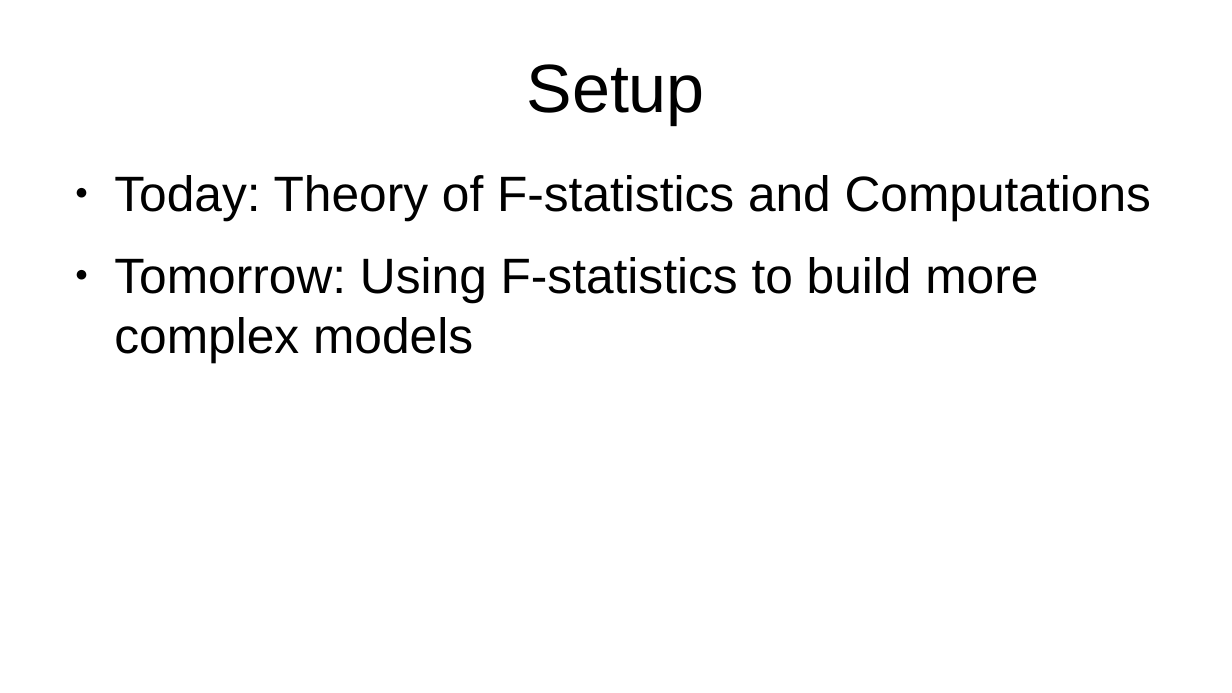
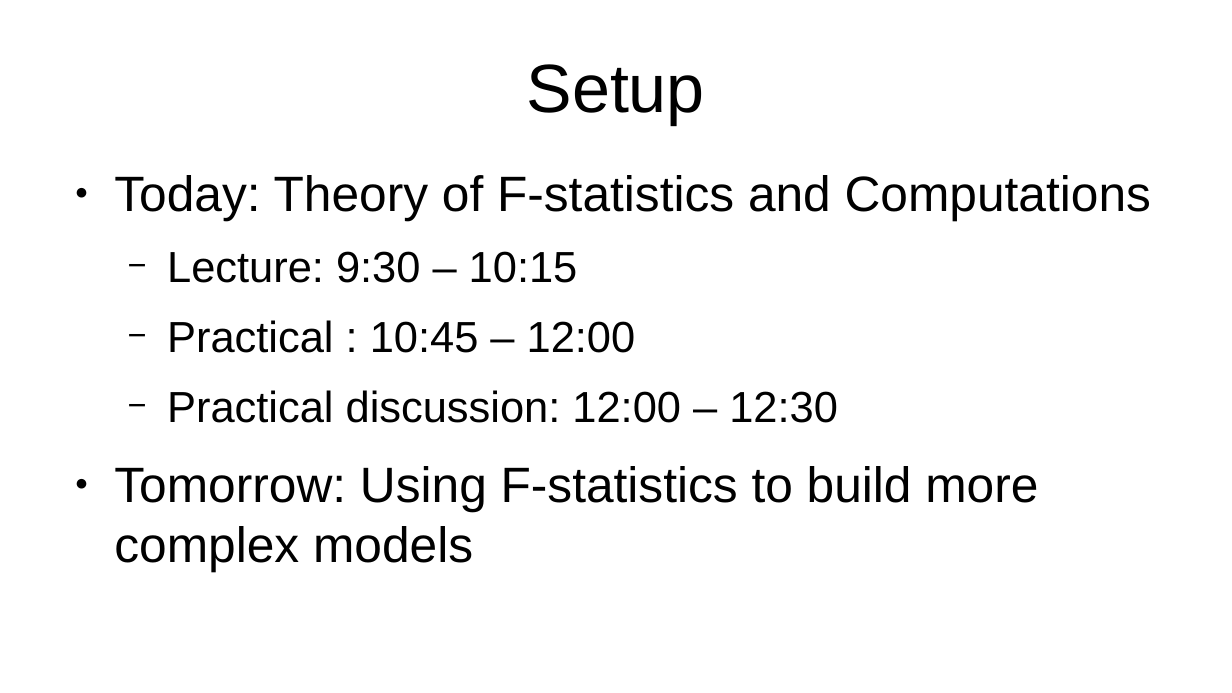
Before and after one commit to BenjaminPeter/cph_course, a slide deck: slide 7 of embo22_peter_day1.odp (slide 3 before the commit). Drawn at 1232x693 pixels with LibreOffice and Linux fonts; fonts in the diff are those of the drawing. Boxes give left, top, right and bottom in pixels: in the first picture for what was removed or moved away, otherwise in the second. Text is boxed around its words. In the diff, an @@ line names an element or a change of style, - is before the commit and + after.

```diff
--- a/embo22_peter_day1.odp
+++ b/embo22_peter_day1.odp
@@ text at <box>167,251,838,423</box>: paragraphs added @@
+  − Lecture: 9:30 – 10:15
+  − Practical : 10:45 – 12:00
+  − Practical discussion: 12:00 – 12:30
```
Also in this commit, not shown: 9 other slides changed, 5 slides added, 1 slide removed, 3 other files.
